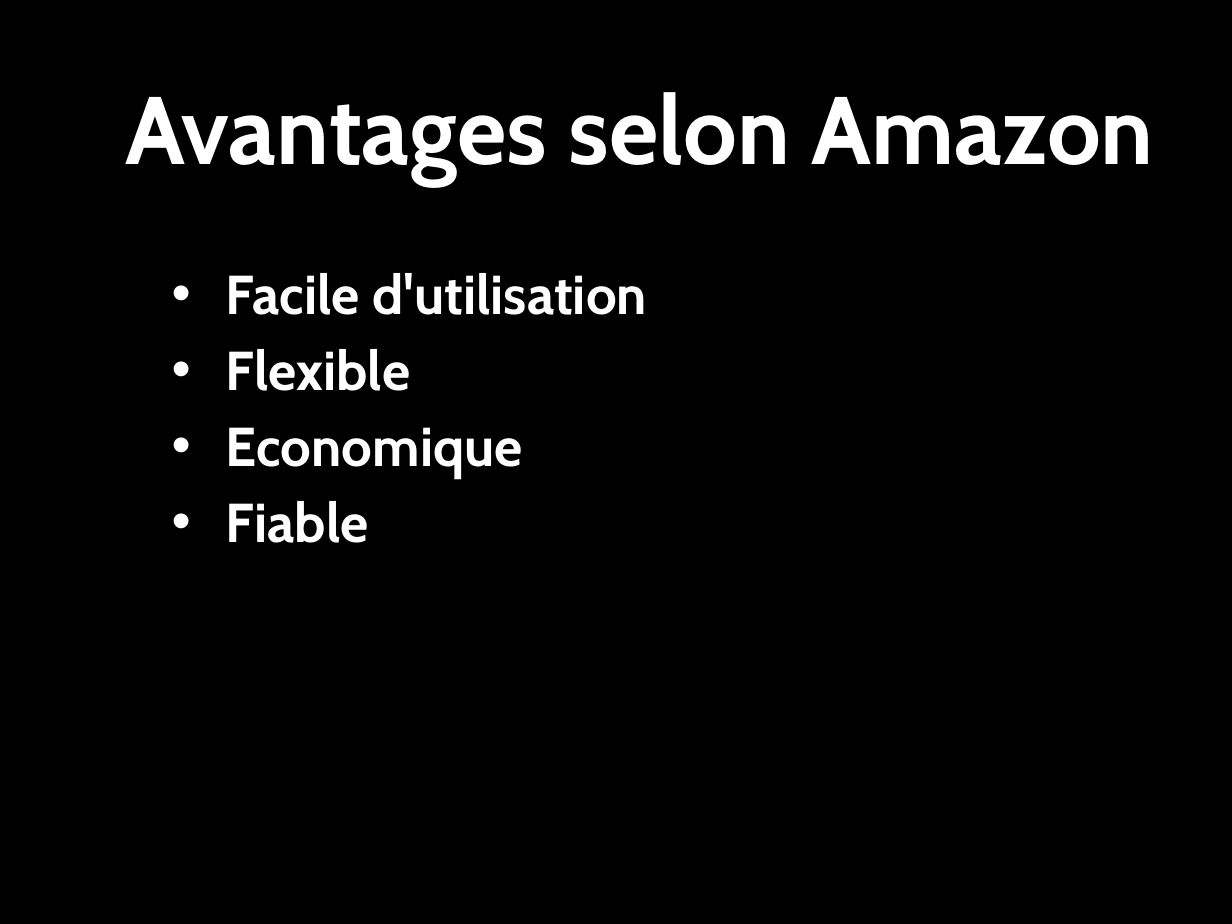
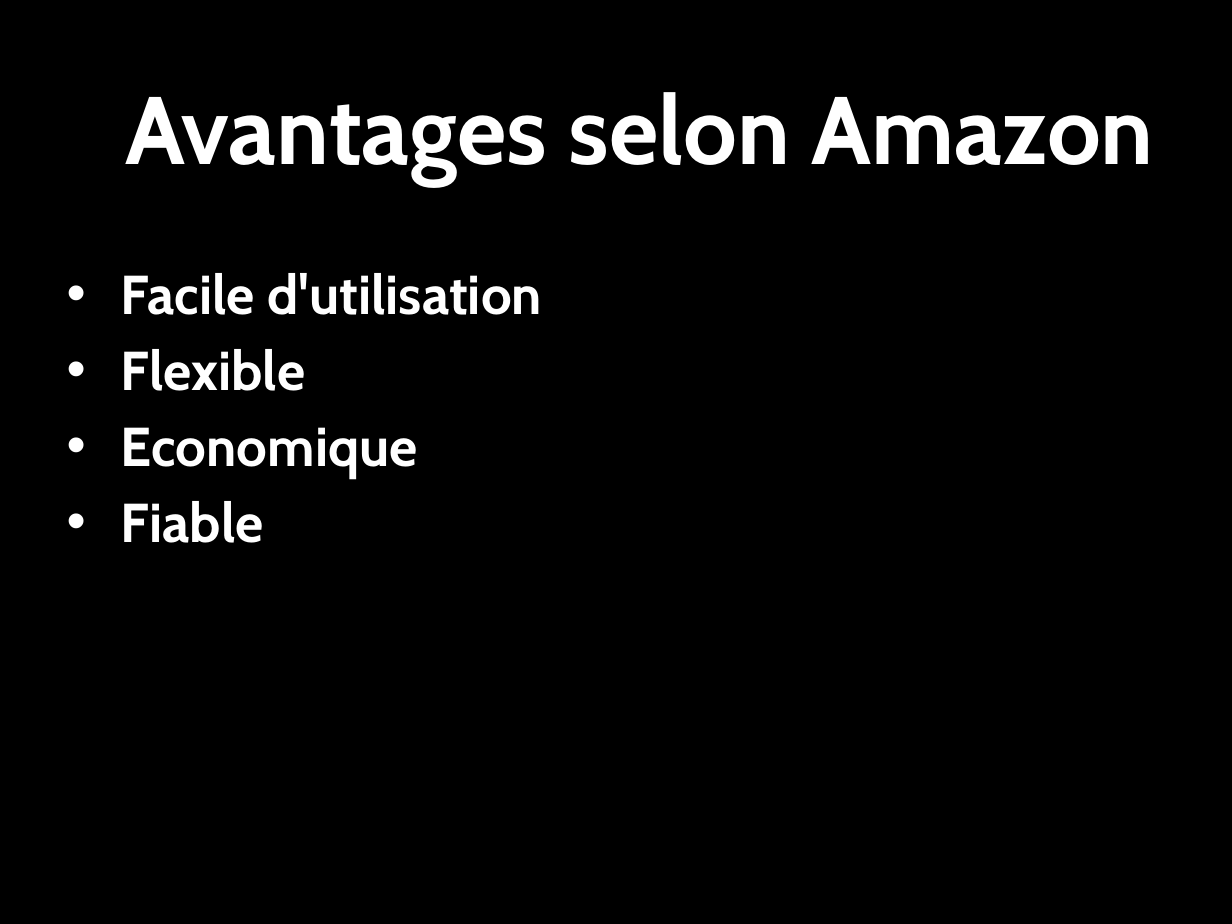
Before and after one commit to romfret/TLC, a slide deck: slide 12 of AWS - Media Hosting.pptx (slide 9 before the commit). Drawn at 1232x924 pixels with LibreOffice and Linux fonts; fonts in the diff are those of the drawing; background and template pictures are left out. Boxes give left, top, right and bottom in pixels: in the first picture for what was removed or moved away, otherwise in the second. Text is boxed around its words. In the diff, an @@ line names an element or a change of style, - is before the commit and + after.

```diff
--- a/AWS - Media Hosting.pptx
+++ b/AWS - Media Hosting.pptx
@@ text "Facile d'utilisation": place and size @@
-text "Facile d'utilisation" at (226, 273, 647, 543)
+text "Facile d'utilisation" at (121, 273, 542, 543)
```
Also in this commit, not shown: 8 other slides changed, 3 slides added.
